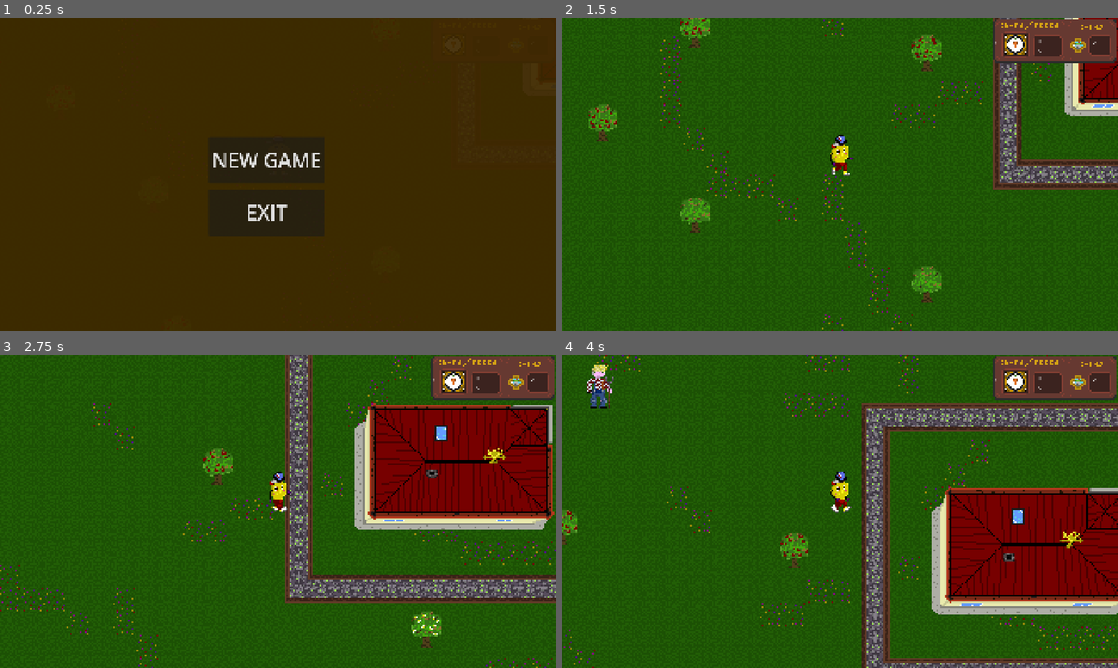
Above: before the commit, frames 1-4 (two rows, left to right).
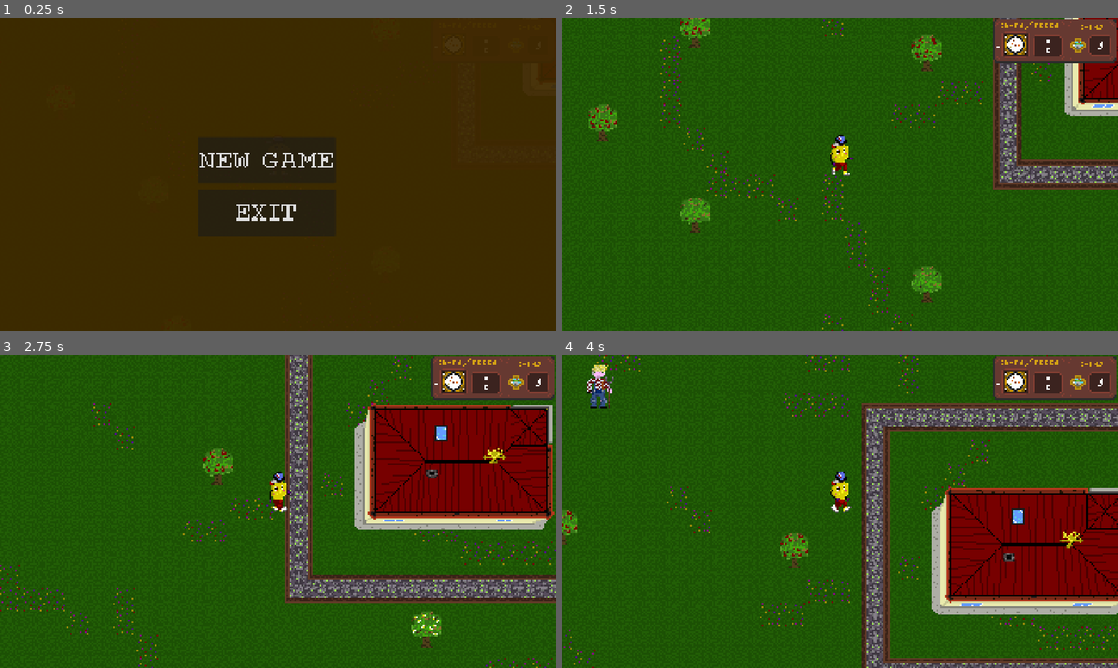
Above: after the commit, the same moments.

Repository: eric-dotcom-rgb/Yard-of-Despair
Game: Godot game, scene res://scenes/game world/world.tscn
Same seed, same stepped clock (60 frames per second), same inputs: the game is played once before the commit and once after it.
Inputs (mouse positions are in pixels of both pictures, inside the frame that each line leads up to):
- Up to frame 1 (0.25 s): no input
- Up to frame 2 (1.5 s): click "NEW GAME" at 0.5 s; tap Enter at 1.25 s; move the mouse to (962, 158) at 1.27 s; hold D (right) from 1.28 s (still down); hold W (up) from 1.28 s (still down); tap F (farm) at 1.35 s; click (962, 158) at 1.42 s
- Up to frame 3 (2.75 s): keep holding D (right); move the mouse to (166, 527) at 2.02 s; release W (up) at 2.03 s; tap W (up) at 2.1, 2.27, 2.57 s; click (166, 527) at 2.17 s; tap F (farm) at 2.3 s
- Up to frame 4 (4 s): move the mouse to (895, 442) at 2.77 s; release D (right) at 2.78 s; hold A (left) 2.78-3.53 s; hold W (up) 2.78-3.53 s; tap F (farm) at 2.85, 3.8 s; click (895, 442) at 2.92 s; move the mouse to (812, 574) at 3.52 s; hold D (right) from 3.53 s (still down); tap Alt at 3.6 s; click (812, 574) at 3.67 s; tap W (up) at 3.77 s

The runs differ from the first frame. In frame 1, 0.9% of the frame differs, in the area x 35-60%, y 43-65%; in frame 2, less than 0.1%; in frame 3, less than 0.1%; in frame 4, less than 0.1%.

Commit message:
update 4 week 4

Diff:
--- a/scenes/game world/menu.tscn
+++ b/scenes/game world/menu.tscn
@@ -1,6 +1,11 @@
 [gd_scene format=3 uid="uid://dqljcfph48jkx"]
 
 [ext_resource type="Script" uid="uid://bp54vrj0nsqmj" path="res://scripts/game world/menu.gd" id="1_6fj3x"]
+[ext_resource type="FontFile" uid="uid://d28dphh1v0i6o" path="res://assets/font/BlockCraft.otf" id="2_acx1n"]
+
+[sub_resource type="Theme" id="Theme_vc5x1"]
+default_font = ExtResource("2_acx1n")
+default_font_size = 27
 
 [node name="menu" type="CanvasLayer" unique_id=1358384024]
 process_mode = 3
@@ -34,26 +39,30 @@
 [node name="resume" type="Button" parent="centercontainer/menu buttons" unique_id=1908862435]
 custom_minimum_size = Vector2(400, 160)
 layout_mode = 2
-theme_override_font_sizes/font_size = 70
+theme_override_fonts/font = ExtResource("2_acx1n")
+theme_override_font_sizes/font_size = 110
 text = "RESUME"
 
 [node name="new game" type="Button" parent="centercontainer/menu buttons" unique_id=1191269827]
 custom_minimum_size = Vector2(400, 160)
 layout_mode = 2
-theme_override_font_sizes/font_size = 70
+theme_override_fonts/font = ExtResource("2_acx1n")
+theme_override_font_sizes/font_size = 110
 text = "NEW GAME"
 
 [node name="exit" type="Button" parent="centercontainer/menu buttons" unique_id=1209511454]
 custom_minimum_size = Vector2(400, 160)
 layout_mode = 2
-theme_override_font_sizes/font_size = 70
+theme_override_fonts/font = ExtResource("2_acx1n")
+theme_override_font_sizes/font_size = 110
 text = "EXIT"
 
 [node name="ConfirmationDialog" type="ConfirmationDialog" parent="." unique_id=258268512]
 oversampling_override = 1.0
 title = "EXIT"
 initial_position = 2
-size = Vector2i(370, 170)
+size = Vector2i(550, 170)
+theme = SubResource("Theme_vc5x1")
 ok_button_text = "...Yes"
 dialog_text = "...are you sure to close Yard of Despair ?"
 cancel_button_text = "No :)"
--- a/scenes/game world/shop crop rows.tscn
+++ b/scenes/game world/shop crop rows.tscn
@@ -3,39 +3,51 @@
 [ext_resource type="Texture2D" uid="uid://ccxht6shbyat1" path="res://assets/shop window/seed container for carrots.png" id="1_d5oue"]
 [ext_resource type="Texture2D" uid="uid://d3e2ppttrngix" path="res://assets/shop window/buy unpressed.png" id="2_31fyh"]
 [ext_resource type="Texture2D" uid="uid://dwu0xvg0712bi" path="res://assets/shop window/buy pressed.png" id="3_w31yw"]
+[ext_resource type="FontFile" uid="uid://d28dphh1v0i6o" path="res://assets/font/BlockCraft.otf" id="4_w31yw"]
 
 [node name="shop row" type="TextureRect" unique_id=1126150507]
+custom_minimum_size = Vector2(680, 120)
 clip_contents = true
-offset_right = 280.0
-offset_bottom = 50.0
-size_flags_horizontal = 4
+offset_right = 680.0
+offset_bottom = 120.0
+size_flags_horizontal = 3
 size_flags_vertical = 4
 texture = ExtResource("1_d5oue")
+expand_mode = 1
+stretch_mode = 6
 
 [node name="seed icon" type="TextureRect" parent="." unique_id=1124982182]
 custom_minimum_size = Vector2(16, 16)
-layout_mode = 0
-offset_left = 53.0
-offset_top = 54.0
-offset_right = 94.0
-offset_bottom = 100.0
+layout_mode = 1
+offset_left = 46.0
+offset_top = 41.0
+offset_right = 87.0
+offset_bottom = 84.0
 expand_mode = 1
 stretch_mode = 5
 
 [node name="buy button" type="TextureButton" parent="." unique_id=1179176394]
-layout_mode = 0
-offset_left = 697.0
-offset_top = 52.0
-offset_right = 729.0
-offset_bottom = 103.0
-toggle_mode = true
+layout_mode = 1
+offset_left = 631.0
+offset_top = 40.0
+offset_right = 663.0
+offset_bottom = 87.0
+action_mode = 0
 texture_normal = ExtResource("2_31fyh")
 texture_pressed = ExtResource("3_w31yw")
+texture_hover = ExtResource("2_31fyh")
+texture_disabled = ExtResource("2_31fyh")
 stretch_mode = 5
 
 [node name="price label" type="Label" parent="." unique_id=1929624184]
-layout_mode = 0
-offset_left = 579.0
-offset_top = 61.0
-offset_right = 660.0
-offset_bottom = 95.0
+layout_mode = 1
+offset_left = 519.0
+offset_top = 39.0
+offset_right = 612.0
+offset_bottom = 90.0
+theme_type_variation = &"HeaderLarge"
+theme_override_fonts/font = ExtResource("4_w31yw")
+theme_override_font_sizes/font_size = 50
+text = "10"
+horizontal_alignment = 2
+vertical_alignment = 1
--- a/scenes/game world/world.tscn
+++ b/scenes/game world/world.tscn
@@ -60,6 +60,7 @@
 [ext_resource type="Resource" uid="uid://d4dnvb0e7k3w5" path="res://scripts/crops/onion.tres" id="57_crbsl"]
 [ext_resource type="Resource" uid="uid://cq1boynjpkr06" path="res://scripts/crops/potatoes.tres" id="58_vdpth"]
 [ext_resource type="Resource" uid="uid://xj26dent056j" path="res://scripts/crops/pumpkin.tres" id="59_q3yj0"]
+[ext_resource type="FontFile" uid="uid://d28dphh1v0i6o" path="res://assets/font/BlockCraft.otf" id="61_7k31n"]
 [ext_resource type="Texture2D" uid="uid://vf0mrr7metcq" path="res://assets/shop window/shop page.png" id="61_aci2j"]
 [ext_resource type="Texture2D" uid="uid://dqg5lplnvt467" path="res://assets/shop window/close button unpressed.png" id="62_2go03"]
 [ext_resource type="Script" uid="uid://k57yl6f04elg" path="res://scenes/game world/shop.gd" id="62_u8x6f"]
@@ -651,66 +652,85 @@
 offset_top = 70.0
 offset_right = 30.0
 offset_bottom = 95.0
+theme_override_fonts/font = ExtResource("61_7k31n")
+theme_override_font_sizes/font_size = 40
+horizontal_alignment = 1
+vertical_alignment = 1
 
 [node name="seeds num" type="Label" parent="hud/hotbar" unique_id=1504559388]
 layout_mode = 0
-offset_left = 158.0
-offset_top = 100.0
-offset_right = 222.0
-offset_bottom = 123.0
+offset_left = 147.0
+offset_top = 95.0
+offset_right = 232.0
+offset_bottom = 126.0
+theme_override_fonts/font = ExtResource("61_7k31n")
+theme_override_font_sizes/font_size = 30
+horizontal_alignment = 1
+vertical_alignment = 1
 
 [node name="crop num" type="Label" parent="hud/hotbar" unique_id=22877203]
 layout_mode = 0
-offset_left = 156.0
-offset_top = 65.0
-offset_right = 226.0
-offset_bottom = 88.0
+offset_left = 147.0
+offset_top = 61.0
+offset_right = 232.0
+offset_bottom = 92.0
+theme_override_fonts/font = ExtResource("61_7k31n")
+theme_override_font_sizes/font_size = 30
+horizontal_alignment = 1
+vertical_alignment = 1
 
 [node name="coins num" type="Label" parent="hud/hotbar" unique_id=497850684]
 layout_mode = 0
-offset_left = 346.0
-offset_top = 69.0
-offset_right = 395.0
-offset_bottom = 112.0
+offset_left = 335.0
+offset_top = 59.0
+offset_right = 405.0
+offset_bottom = 121.0
+theme_override_fonts/font = ExtResource("61_7k31n")
+theme_override_font_sizes/font_size = 60
+horizontal_alignment = 1
+vertical_alignment = 1
 
 [node name="shop side borders" type="ColorRect" parent="hud" unique_id=387137883]
+visible = false
 anchors_preset = 13
 anchor_left = 0.5
 anchor_right = 0.5
 anchor_bottom = 1.0
-offset_left = -1272.0
-offset_top = -118.0
-offset_right = 1445.0
-offset_bottom = 54.0
+offset_left = -1278.0
+offset_top = -121.0
+offset_right = 1439.0
+offset_bottom = 51.0
 grow_horizontal = 2
 grow_vertical = 2
 color = Color(0.012617188, 0.012617188, 0.012617188, 0.93333334)
 
 [node name="shop window" type="TextureRect" parent="hud/shop side borders" unique_id=1010699424]
 layout_mode = 0
-offset_left = 947.0
-offset_top = 169.0
-offset_right = 1702.0
-offset_bottom = 1139.0
+offset_left = 912.0
+offset_top = 176.0
+offset_right = 1677.0
+offset_bottom = 1174.0
 texture = ExtResource("61_aci2j")
-stretch_mode = 4
+stretch_mode = 5
 
 [node name="xbutton" type="TextureButton" parent="hud/shop side borders/shop window" unique_id=240994431]
 layout_mode = 0
-offset_left = 662.0
-offset_top = 18.0
-offset_right = 722.0
-offset_bottom = 79.0
+offset_left = 676.0
+offset_top = 26.0
+offset_right = 736.0
+offset_bottom = 87.0
 texture_normal = ExtResource("62_2go03")
 texture_pressed = ExtResource("63_7k31n")
 stretch_mode = 4
 
 [node name="crop rows container" type="VBoxContainer" parent="hud/shop side borders/shop window" unique_id=1279457576]
+custom_minimum_size = Vector2(680, 800)
 layout_mode = 0
-offset_left = 31.0
-offset_top = 123.0
-offset_right = 719.0
-offset_bottom = 917.0
+offset_left = 41.0
+offset_top = 137.0
+offset_right = 721.0
+offset_bottom = 937.0
+theme_override_constants/separation = 5
 
 [node name="shop" type="Area2D" parent="." unique_id=192363175]
 script = ExtResource("62_u8x6f")
--- a/scripts/crops/carrot.tres
+++ b/scripts/crops/carrot.tres
@@ -7,8 +7,8 @@
 
 [resource]
 script = ExtResource("1_wkr61")
-seed_icon = ExtResource("3_r8g15")
-harvested_icon = ExtResource("1_rw7jt")
+seed_icon = ExtResource("1_rw7jt")
+harvested_icon = ExtResource("3_r8g15")
 shop_row_texture = ExtResource("4_r8g15")
 seed_price = 6
 metadata/_custom_type_script = "uid://b8sggujbk6vtl"
--- a/scripts/crops/hotchilipeppers.tres
+++ b/scripts/crops/hotchilipeppers.tres
@@ -8,8 +8,8 @@
 [resource]
 script = ExtResource("1_qqcsk")
 crop_name = "hotchilipeppers"
-seed_icon = ExtResource("1_0wmnv")
-harvested_icon = ExtResource("1_v57l6")
+seed_icon = ExtResource("1_v57l6")
+harvested_icon = ExtResource("1_0wmnv")
 shop_row_texture = ExtResource("4_os0wu")
 crop_id = 3
 seed_price = 8
--- a/scripts/crops/onion.tres
+++ b/scripts/crops/onion.tres
@@ -8,8 +8,8 @@
 [resource]
 script = ExtResource("1_jf0wh")
 crop_name = "onion"
-seed_icon = ExtResource("3_y2t68")
-harvested_icon = ExtResource("1_won5j")
+seed_icon = ExtResource("1_won5j")
+harvested_icon = ExtResource("3_y2t68")
 shop_row_texture = ExtResource("4_y2t68")
 crop_id = 4
 seed_price = 12
--- a/scripts/crops/potatoes.tres
+++ b/scripts/crops/potatoes.tres
@@ -8,8 +8,8 @@
 [resource]
 script = ExtResource("1_0e5g8")
 crop_name = "potatoes"
-seed_icon = ExtResource("1_5iyk4")
-harvested_icon = ExtResource("1_eo0dr")
+seed_icon = ExtResource("1_eo0dr")
+harvested_icon = ExtResource("1_5iyk4")
 shop_row_texture = ExtResource("4_xhrst")
 crop_id = 5
 seed_price = 3
--- a/scripts/crops/pumpkin.tres
+++ b/scripts/crops/pumpkin.tres
@@ -8,8 +8,8 @@
 [resource]
 script = ExtResource("1_y8dm6")
 crop_name = "pumpkin"
-seed_icon = ExtResource("1_dch6m")
-harvested_icon = ExtResource("1_47q0g")
+seed_icon = ExtResource("1_47q0g")
+harvested_icon = ExtResource("1_dch6m")
 shop_row_texture = ExtResource("4_l6cb3")
 crop_id = 6
 seed_price = 18
--- a/scripts/player/player.gd
+++ b/scripts/player/player.gd
@@ -71,7 +71,7 @@
 
 #zappare
 func farm() -> void:
-	if state == State.FARM:
+	if state == State.FARM or state == State.SEED:
 		return
 	var target_info = _get_target_grid()
 	var target_grid: Vector2i = target_info[0]
@@ -111,7 +111,7 @@
 	state = State.IDLE
 
 func pick_up() -> void:
-	if state == State.FARM:
+	if state == State.FARM or state == State.SEED:
 		return
 
 	var target_info = _get_target_grid()
Binary file added: assets/font/BlockCraft.otf
Not shown, added: assets/font/BlockCraft.otf.import
